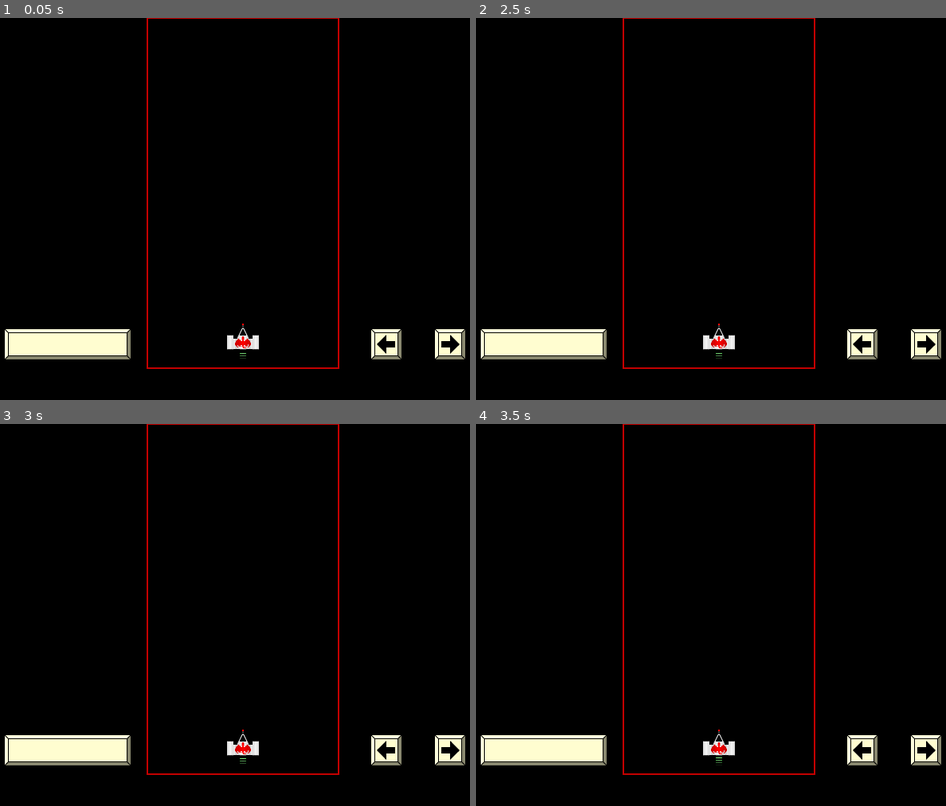
Above: before the commit, frames 1-4 (two rows, left to right).
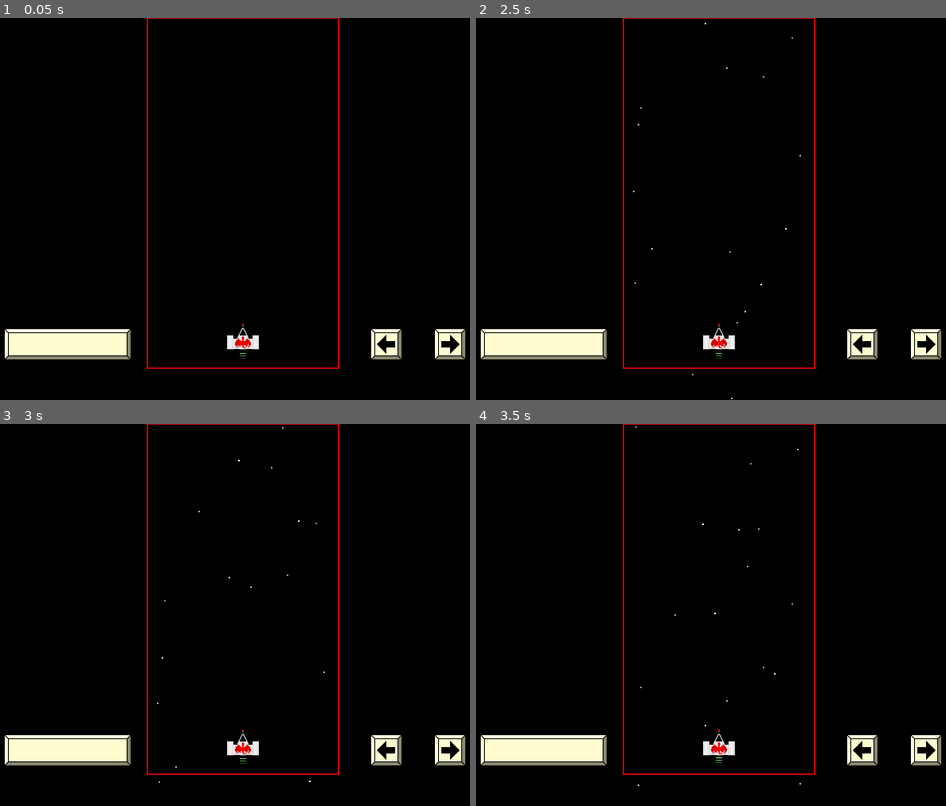
Above: after the commit, the same moments.

Repository: swashdev/minigame-madness
Game: Godot game, scene res://mini/shooter/scenes/shooter_frame.tscn
Same seed, same stepped clock (60 frames per second), same inputs: the game is played once before the commit and once after it. This scene is started directly instead of the project's main scene.
Inputs:
- Up to frame 1 (0.05 s): no input
- Up to frame 2 (2.5 s): tap Enter at 0.5 s; hold Space (action) 0.53-1.28 s; hold Right (move_right) 0.53-2.03 s; tap Up (move_up) at 0.77, 1.52 s; tap Space (action) at 1.35 s; hold Left (move_left) from 2.03 s (still down); hold Space (action) from 2.03 s (still down)
- Up to frame 3 (3 s): release Left (move_left) at 2.78 s; release Space (action) at 2.78 s; hold Right (move_right) from 2.78 s (still down); tap Space (action) at 2.85 s
- Up to frame 4 (3.5 s): keep holding Right (move_right); tap Up (move_up) at 3.02 s

Frame 1 is identical in both runs. In frame 2, less than 0.1% of the frame differs, in the area x 33-70%, y 1-100%; in frame 3, less than 0.1%; in frame 4, less than 0.1%.

Commit message:
[SHOOTER] add starfield code to the minigame.
The `ShooterMinigame` now preloads the `Star` node and responds to the
"spawn_star" signal by instancing a star and adding it to the scene.
In-game, the effect of this is that the player gets a nice starfield.

Diff:
--- a/mini/shooter/scenes/shooter_minigame.tscn
+++ b/mini/shooter/scenes/shooter_minigame.tscn
@@ -51,7 +51,6 @@
 
 [node name="Timer" type="Timer" parent="Starfield/StarSpawner"]
 wait_time = 0.1
-one_shot = true
 autostart = true
 
 [node name="Paths" type="Node2D" parent="."]
@@ -82,6 +81,7 @@
 
 [node name="EnemySpawnTimer" type="Timer" parent="."]
 wait_time = 0.5
+[connection signal="spawn_star" from="Starfield/StarSpawner" to="." method="_on_StarSpawner_spawn_star"]
 [connection signal="timeout" from="Starfield/StarSpawner/Timer" to="Starfield/StarSpawner" method="_on_Timer_timeout"]
 [connection signal="shot" from="Player" to="." method="_on_Player_shot"]
 [connection signal="timeout" from="EnemySpawnTimer" to="." method="_on_EnemySpawnTimer_timeout"]
--- a/mini/shooter/scripts/shooter_minigame.gd
+++ b/mini/shooter/scripts/shooter_minigame.gd
@@ -17,6 +17,9 @@
 
 # The number of kills the player has.
 var _kills: int = 0
+
+# A star node which can be instanced to create a starfield.
+var _star = preload( "res://mini/shooter/scenes/effects/star/star.tscn" )
 
 
 # Initialize the minigame by populating `paths` and setting `path_count`
@@ -75,3 +78,9 @@
 	if _kills >= KILLS_REQUIRED:
 		stop()
 		emit_signal( "won" )
+
+
+func _on_StarSpawner_spawn_star( x_coordinate ):
+	var star = _star.instance()
+	star.rect_position = Vector2( x_coordinate, 0 )
+	add_child( star )
